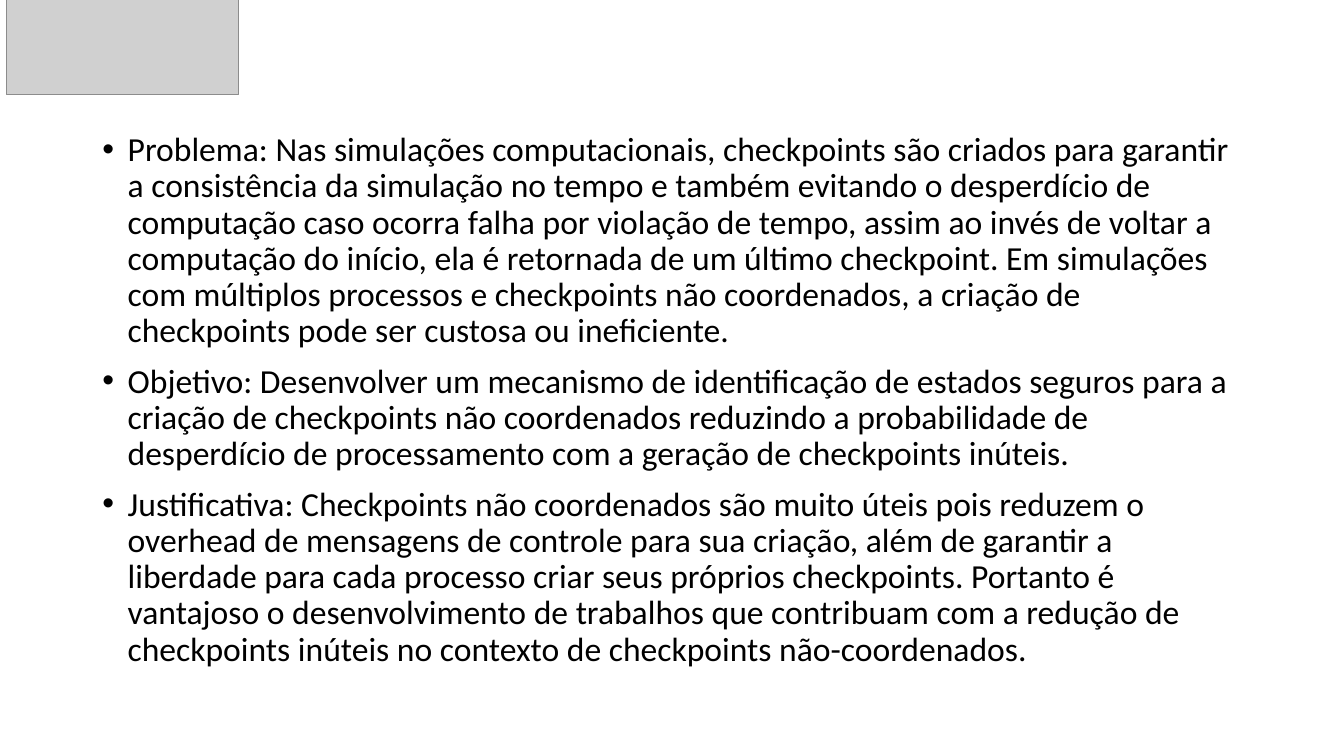
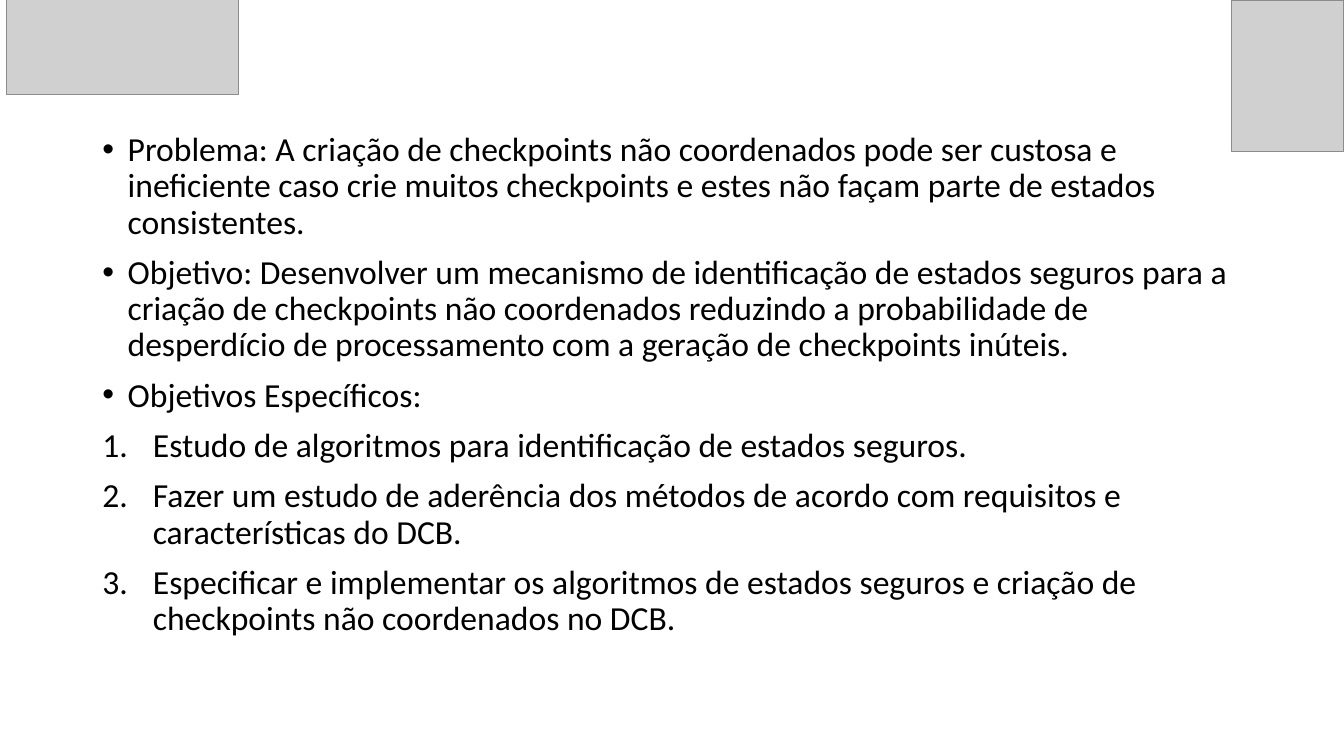
Before and after one commit to GuilhermeBizzani/TCC, a slide deck: slide 2 of Primeira apresentacao.pptx. Drawn at 1344x756 pixels with LibreOffice and Linux fonts; fonts in the diff are those of the drawing; grey boxes stand for pictures. Boxes give left, top, right and bottom in pixels: in the first picture for what was removed or moved away, otherwise in the second. Text is boxed around its words. In the diff, an @@ line names an element or a change of style, - is before the commit and + after.

```diff
--- a/Primeira apresentacao.pptx
+++ b/Primeira apresentacao.pptx
@@ picture added at [1232, 0, 1344, 151] @@
@@ text at [128, 137, 1155, 235]: text changed @@
-• Problema: Nas simulações computacionais, checkpoints são criados para garantir a consistência da simulação no tempo e também evitando o desperdício de computação caso ocorra falha por violação de tempo, assim ao invés de voltar a computação do início, ela é retornada de um último checkpoint. Em simulações com múltiplos processos e checkpoints não coordenados, a criação de checkpoints pode ser custosa ou ineficiente.
+• Problema: A criação de checkpoints não coordenados pode ser custosa e ineficiente caso crie muitos checkpoints e estes não façam parte de estados consistentes.
@@ text at [128, 383, 1136, 636]: text changed @@
-• Justificativa: Checkpoints não coordenados são muito úteis pois reduzem o overhead de mensagens de controle para sua criação, além de garantir a liberdade para cada processo criar seus próprios checkpoints. Portanto é vantajoso o desenvolvimento de trabalhos que contribuam com a redução de checkpoints inúteis no contexto de checkpoints não-coordenados.
+• Objetivos Específicos:
+1. Estudo de algoritmos para identificação de estados seguros.
+2. Fazer um estudo de aderência dos métodos de acordo com requisitos e características do DCB.
+3. Especificar e implementar os algoritmos de estados seguros e criação de checkpoints não coordenados no DCB.
```
Also in this commit, not shown: 10 other slides changed, 5 slides added, 3 slides removed, 3 other files.
